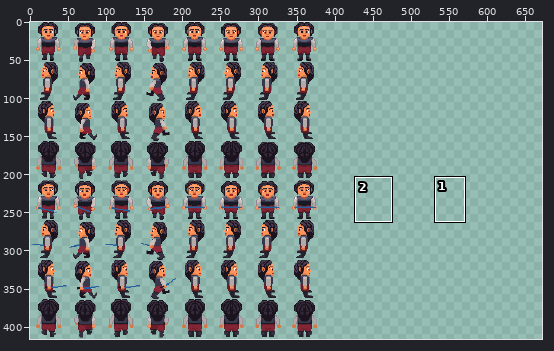
A sprite sheet gets an edit: images/player.png. Above: a wide view before the commit, with the close-up outlined.
Close-up. Old version:
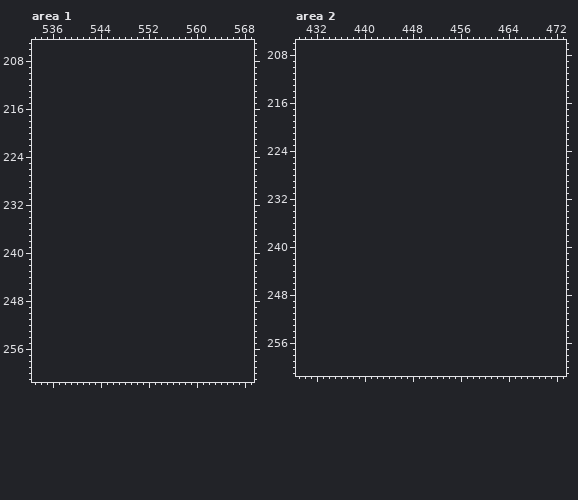
The file is 384x416 pixels. Colours within 5 levels of each other are drawn and written as one. Shown: area 1: x 533..569, y 205..261; area 2: x 429..473, y 206..261. The old version is drawn lined up with the new one, on the new canvas. The commit also changed other parts of the picture, which this record leaves out.
Now the later version:
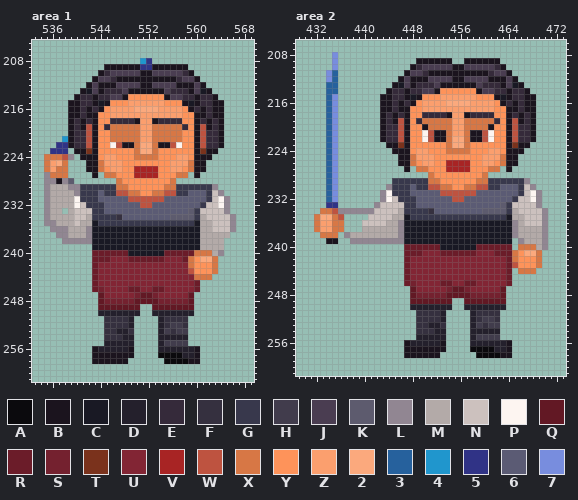
Palette (. is transparent): A #0b0a0d  B #1b141e  C #191924  D #24202c  E #352a3a  F #35303f  G #38384c  H #413c4c  J #4a3d51  K #5d5b6e  L #918692  M #b3aaa8  N #ccc1be  P #fdf5f1  Q #621824  R #6b1c29  S #74212f  T #7a321c  U #822534  V #a82424  W #be5340  X #d77745  Y #fe935a  Z #fb9f6e  2 #fba97d  3 #26619d  4 #2096cd  5 #303386  6 #5b5b74  7 #788dde
Change:
canvas 384x416 -> 672x416
--- area 1
@@ x 533..569 @@
 207 .....................................
-208 .....................................
-209 .....................................
-210 .....................................
-211 .....................................
-212 .....................................
-213 .....................................
-214 .....................................
-215 .....................................
-216 .....................................
-217 .....................................
-218 .....................................
-219 .....................................
-220 .....................................
-221 .....................................
-222 .....................................
-223 .....................................
-224 .....................................
-225 .....................................
-226 .....................................
-227 .....................................
-228 .....................................
-229 .....................................
-230 .....................................
-231 .....................................
-232 .....................................
-233 .....................................
-234 .....................................
-235 .....................................
-236 .....................................
-237 .....................................
-238 .....................................
-239 .....................................
-240 .....................................
-241 .....................................
-242 .....................................
-243 .....................................
-244 .....................................
-245 .....................................
-246 .....................................
-247 .....................................
-248 .....................................
-249 .....................................
-250 .....................................
-251 .....................................
-252 .....................................
-253 .....................................
-254 .....................................
-255 .....................................
-256 .....................................
-257 .....................................
-258 .....................................
+208 ..................45.................
+209 ............BBBBBB55BBBBBB...........
+210 ...........BEJJJJJBBJJJJJEB..........
+211 ..........BJJEBBBBBBBBBBEJJB.........
+212 .........BJBBBJJJJBBJJJJBBBJB........
+213 ........BCJBEEEJBBBBBBJEEEBJCB.......
+214 .......BEEBEEJJBYYYYYYBJJEEBEEB......
+215 ......BBEEBCBYYYZZZZZZYYYBCBEEBB.....
+216 ......BBEBEBYZZZZ2222ZZZZYBEBEBB.....
+217 ......BBEBBYYZZZZZZZZZZZZYYBBEBB.....
+218 ......BEBEBYYEEEEBZZBEEEEYYBEBEB.....
+219 ......BEBWBYEXXXXXZZXXXXXEYBWBEB.....
+220 ......BEEWBYYXXXXXZZXXXXXYYBWEEB.....
+221 .....4BEEWBYYXXXXXZZXXXXXYYBWEEB.....
+222 ....55BEEWBYYPWBBX22XBBWPYYBWEEB.....
+223 ...555.BBTBYYYYYYX22XYYYYYYBTBB......
+224 ..XXXWL.BBBYZZYYYXXXXYYYZZYBBB.......
+225 ..XZ2X...BBXZZZYYYYYYYYZZZXBB........
+226 ..XZXX...BBXYZZYYVVVVYYZZYXBB........
+227 ..LXXX....B.XXYYYVVVVYYYXX.B.........
+228 ..LLBLK.......XYYYYYYYYX.............
+229 ..LMMMLLGGGGGGXXYYYYYYXXGGGGGGL......
+230 ..LMMMMLGGG6GGWWXXYYXXWWGG666GNL.....
+231 ..LMMMMPGGG66666WWWWWW6666666GNPL....
+232 ..LMMMMPNGGG666666WW66666666GNNPL....
+233 ..LMM.MNNNGG66666666666666KGNNNNL....
+234 ..LMMMMNNMGGGGF66666666KKKKGMNNNNL...
+235 ..LLMMMNMMCGGGGGGGGGGGGGGGGCMMNNNL...
+236 ...LLLMMMLCCCCCCCCCCCCCCCCCCMMNNNL...
+237 ....LLMMMLCCCCCCCCCCCCCCCCCCMMMMM....
+238 .....LLLLLCCCCCCCCCCCCCCCCCCMMMM.....
+239 ..........CCCCCCCCCCCCCCCCCCMMMM.....
+240 ..........RRRRRRCCCCCCRRRRRXXXML.....
+241 ..........RRRUUURRRRRRUUURXY22X......
+242 ..........RUUUUUUUUUUUUUUUXYYYX......
+243 ..........RUUUUUUUUUUUUUUUWYYYX......
+244 ..........RUUUUUUUUUUUUUUUUXXX.......
+245 ..........RUUUUUUUUUUUUUUUUR.........
+246 ..........RSUUUURRUURRUUUUUR.........
+247 ...........QUUUUUSQQSUUUUUQ..........
+248 ...........QSSSSSQQQQSSSSSQ..........
+249 ...........QQQQQQQ..QQQQQQQ..........
+250 ...........DDDDDDD..DDDDDDD..........
+251 ............FFFFD....DFFFF...........
+252 ............FFFFD....DFHHF...........
+253 ............FFDDF....DHFHH...........
+254 ............FFFDD....DDDDD...........
+255 ............DDDDD....DHHHH...........
+256 ..........BDDDDDB....DDDDDDB.........
+257 ..........BBBBBBB....AAAADDB.........
+258 ..........BBBBBB......AAAABB.........
 259 .....................................
--- area 2
@@ x 429..473 @@
 207 .............................................
-208 .............................................
-209 .............................................
-210 .............................................
-211 .............................................
-212 .............................................
-213 .............................................
-214 .............................................
-215 .............................................
-216 .............................................
-217 .............................................
-218 .............................................
-219 .............................................
-220 .............................................
-221 .............................................
-222 .............................................
-223 .............................................
-224 .............................................
-225 .............................................
-226 .............................................
-227 .............................................
-228 .............................................
-229 .............................................
-230 .............................................
-231 .............................................
-232 .............................................
-233 .............................................
-234 .............................................
-235 .............................................
-236 .............................................
-237 .............................................
-238 .............................................
-239 .............................................
-240 .............................................
-241 .............................................
-242 .............................................
-243 .............................................
-244 .............................................
-245 .............................................
-246 .............................................
-247 .............................................
-248 .............................................
-249 .............................................
-250 .............................................
-251 .............................................
-252 .............................................
-253 .............................................
-254 .............................................
-255 .............................................
-256 .............................................
-257 .............................................
-258 .............................................
+208 ......7......................................
+209 ......7.............BBBBBB..BBBBBB...........
+210 ......7............BEJJJJJBBJJJJJEB..........
+211 .....73...........BJJEBBBBBBBBBBEJJB.........
+212 .....73..........BJBBBJJJJBBJJJJBBBJB........
+213 .....33.........BCJBEEEJBBBBBBJEEEBJCB.......
+214 .....33........BEEBEEJJBYYYYYYBJJEEBEEB......
+215 .....37.......BBEEBCBYYYZZZZZZYYYBCBEEBB.....
+216 .....37.......BBEBEBYZZZZ2222ZZZZYBEBEBB.....
+217 .....37.......BBEBBYYZZZZZZZZZZZZYYBBEBB.....
+218 .....37.......BEBEBYYEEEEBZZBEEEEYYBEBEB.....
+219 .....37.......BEBWBYEXXXXXZZXXXXXEYBWBEB.....
+220 .....37.......BEEWBYYBXXXXZZXXXXBYYBWEEB.....
+221 .....37.......BEEWBYYPWBBXZZXBBWPYYBWEEB.....
+222 .....37.......BEEWBYYPWBBX22XBBWPYYBWEEB.....
+223 .....37........BBTBYYYYYYX22XYYYYYYBTBB......
+224 .....37.........BBBYZZYYYXXXXYYYZZYBBB.......
+225 .....37..........BBXZZZYYYYYYYYZZZXBB........
+226 .....37..........BBXYZZYYVVVVYYZZYXBB........
+227 .....37...........B.XXYYYVVVVYYYXX.B.........
+228 .....37...............XYYYYYYYYX.............
+229 .....37.........GGGGGGXXYYYYYYXXGGGGGGL......
+230 .....37........LGGG6GGWWXXYYXXWWGG666GNL.....
+231 .....37.......LPGGG66666WWWWWW6666666GNPL....
+232 .....37.......LPNGGG666666WW66666666GNNPL....
+233 .....55......LNNNNGG66666666666666KGNNNNL....
+234 ....XXWLLLLLLNNNNMGGGGF66666666KKKKGMNNNNL...
+235 ...X22XW....NNNNMMCGGGGGGGGGGGGGGGGCMMNNNL...
+236 ...XZZXX...NNNNMMLCCCCCCCCCCCCCCCCCCLMNNNL...
+237 ...XZZXX...MMMMMMLCCCCCCCCCCCCCCCCCCLMMMML...
+238 ....XXX.LMMMMMMMMLCCCCCCCCCCCCCCCCCCLMMMML...
+239 .....BB..LLLLLLLLLCCCCCCCCCCCCCCCCCC.LMMML...
+240 ..................RRRRRRCCCCCCRRRRRR.XXXML...
+241 ..................RRRUUURRRRRRUUURRRXY22X....
+242 ..................RUUUUUUUUUUUUUUUURXYYYX....
+243 ..................RUUUUUUUUUUUUUUUURWYYYX....
+244 ..................RUUUUUUUUUUUUUUUUR.XXX.....
+245 ..................RUUUUUUUUUUUUUUUUR.........
+246 ..................RSUUUURRUURRUUUUUR.........
+247 ...................QUUUUUSQQSUUUUUQ..........
+248 ...................QSSSSSQQQQSSSSSQ..........
+249 ...................QQQQQQQ..QQQQQQQ..........
+250 ...................DDDDDDD..DDDDDDD..........
+251 ....................FFFFD....DFFFF...........
+252 ....................FFFFD....DFHHF...........
+253 ....................FFDDF....DHFHH...........
+254 ....................FFFDD....DDDDD...........
+255 ....................DDDDD....DHHHH...........
+256 ..................BDDDDDB....DDDDDDB.........
+257 ..................BBBBBBB....AAAADDB.........
+258 ..................BBBBBB......AAAABB.........
 259 .............................................
Where, in picture pixels (left, top, right, bottom), the same in both close-ups:
added: (44, 58, 236, 364)
added: (314, 52, 548, 358)
